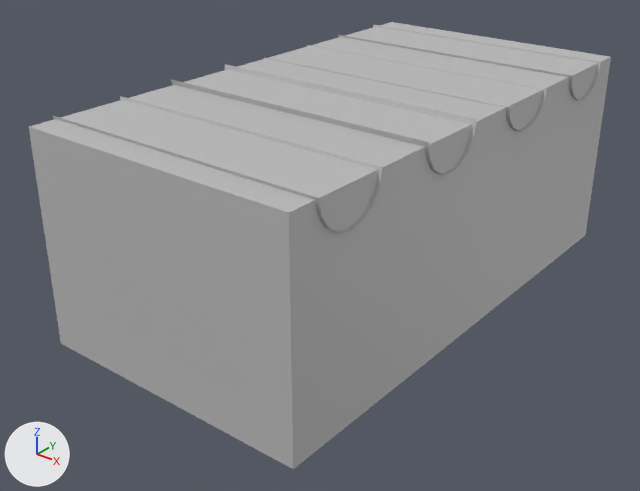
What one commit did to the FBX model public/folktales/content/sm_hovel_interior_static.fbx.
The view is the same before and after, from a camera (50 mm lens) standing at (4.42, -6.03, 4.02) and looking at (-0.11, -0.37, 0.51). Every picture has the same lights, and +X, +Y and +Z are marked at lower left. Where no turn or scale is listed for an object, it has been applied to the vertices.

Objects in the first picture: 'InteriorShape', 'Log1', 'Log3', 'Log4'.
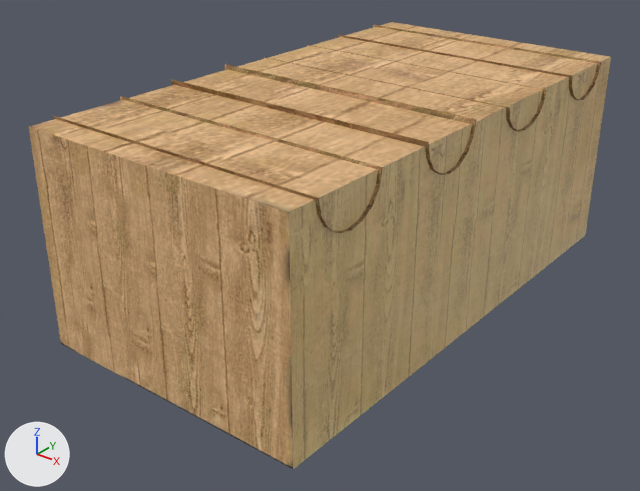
Where the change shows, as pixel boxes (x1, y1, x2, y2) in the pictures (640 x 491 px):
'InteriorShape', recoloured (grey to brown): (29, 22, 611, 469) in both
'Log3', recoloured (grey to brown): (171, 64, 477, 175) in both
'Log4', recoloured (grey to brown): (52, 96, 383, 233) in both

The change, as a diff of the scene's bpy script:
```diff
--- a/public/folktales/content/sm_hovel_interior_static.fbx.py
+++ b/public/folktales/content/sm_hovel_interior_static.fbx.py
@@ img_t_hovelinterior_d_jpg @@
+img_t_hovelinterior_d_jpg = load_image('t_hovelInterior_d.jpg', '_unpacked/t_hovelInterior_d.jpg', 1024, 1024, 'sRGB')
@@ mat_phong2 @@
+mat_phong2 = principled_material('phong2')
+mat_phong2.texture = img_t_hovelinterior_d_jpg
+mat_phong2.roughness = 0.553
@@ me_mesh_004 @@
 me_mesh_004.from_pydata(...)  # 18 vertices, 8 faces; spans x -1.32..1.32, y -0.34..0.34, z -0.34..0.0
-me_mesh_004.materials.append(mat_phong1)  # grey #bcbcbc
+me_mesh_004.materials.append(mat_phong2)  # picture img_t_hovelinterior_d_jpg
@@ me_mesh_003 @@
 me_mesh_003.from_pydata(...)  # 18 vertices, 8 faces; spans x -1.32..1.32, y -0.34..0.34, z -0.34..0.0
-me_mesh_003.materials.append(mat_phong1)  # grey #bcbcbc
+me_mesh_003.materials.append(mat_phong2)  # picture img_t_hovelinterior_d_jpg
@@ me_mesh @@
 me_mesh.from_pydata(...)  # 12 vertices, 9 faces; spans x -1.28..1.28, y -2.4..2.4, z -1.89..0.03
-me_mesh.materials.append(mat_phong1)  # grey #bcbcbc
+me_mesh.materials.append(mat_phong2)  # picture img_t_hovelinterior_d_jpg
```
